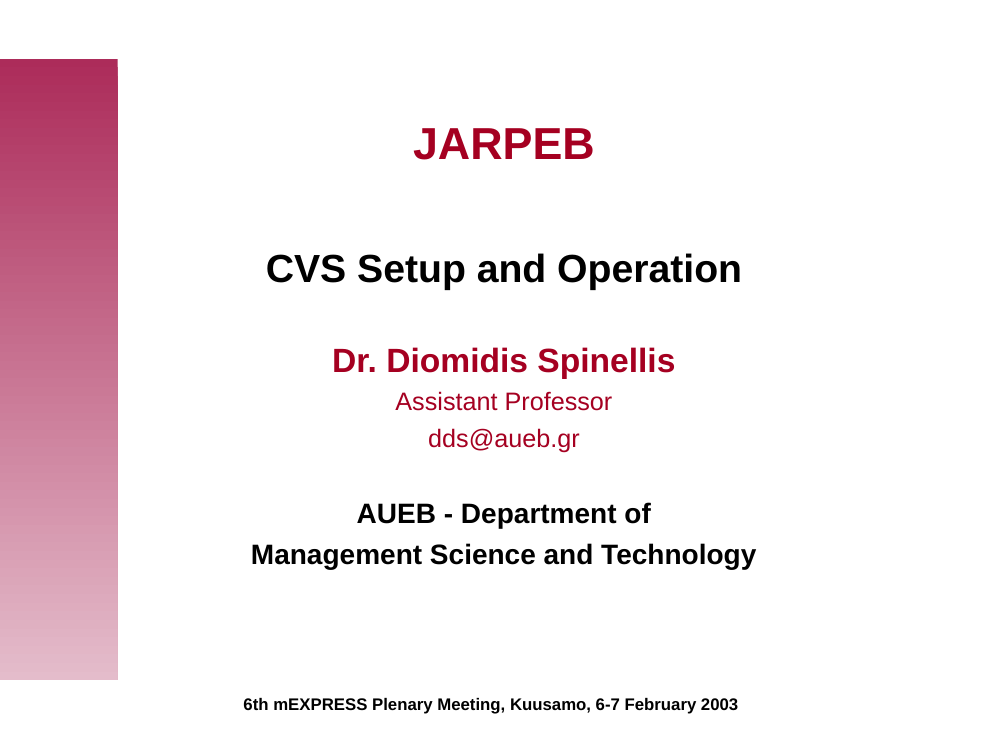
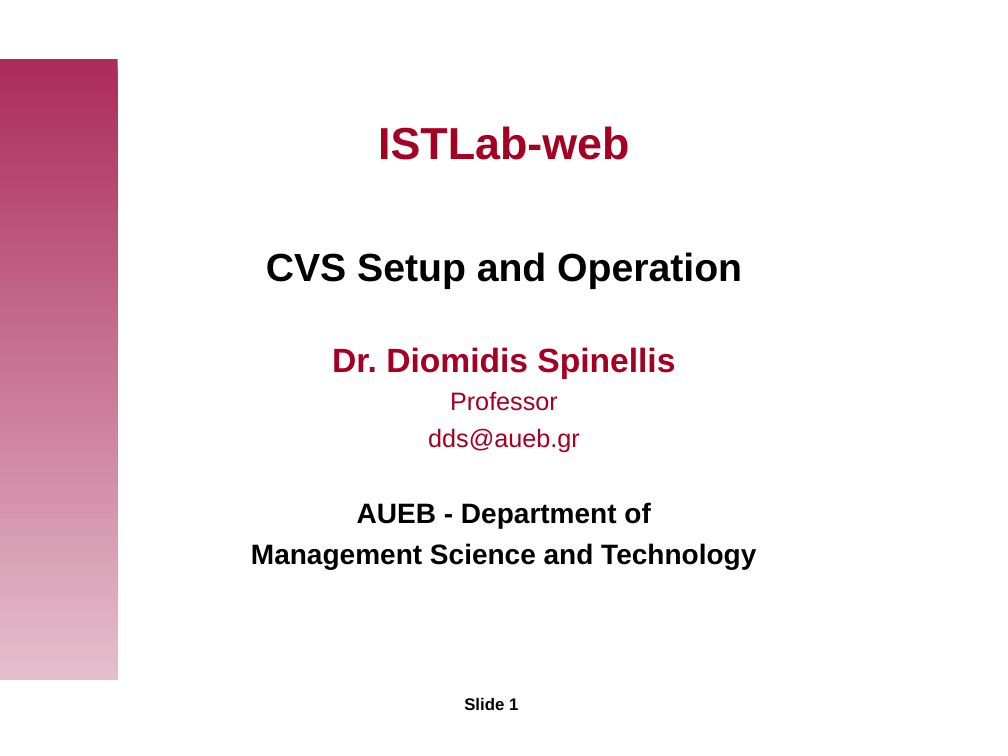
Before and after one commit to istlab/web, a slide deck: slide 1 of doc/presentations/admin/cvs-tutorial.ppt. Drawn at 1008x756 pixels with LibreOffice and Linux fonts; fonts in the diff are those of the drawing; background and template pictures are left out. Boxes give left, top, right and bottom in pixels: in the first picture for what was removed or moved away, otherwise in the second. Text is boxed around its words. In the diff, an @@ line names an element or a change of style, - is before the commit and + after.

```diff
--- a/doc/presentations/admin/cvs-tutorial.ppt
+++ b/doc/presentations/admin/cvs-tutorial.ppt
@@ subtitle at bbox=[378, 126, 629, 160]: text changed @@
-JARPEB
+ISTLab-web
@@ subtitle at bbox=[450, 391, 558, 411]: text changed @@
-Assistant Professor
+Professor
@@ page number at bbox=[464, 698, 518, 710]: text changed @@
-6th mEXPRESS Plenary Meeting, Kuusamo, 6-7 February 2003
+Slide 1
```
Also in this commit, not shown: 10 other slides changed.
